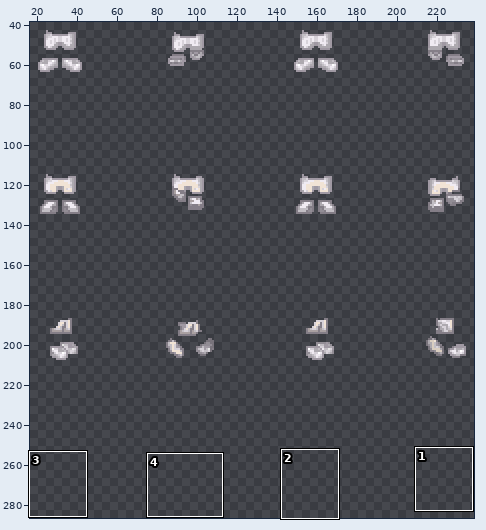
One commit to this sprite sheet: resources/player/bottom_1.png. Above: a wide view before the commit, with the close-up outlined.
Close-up. Old version:
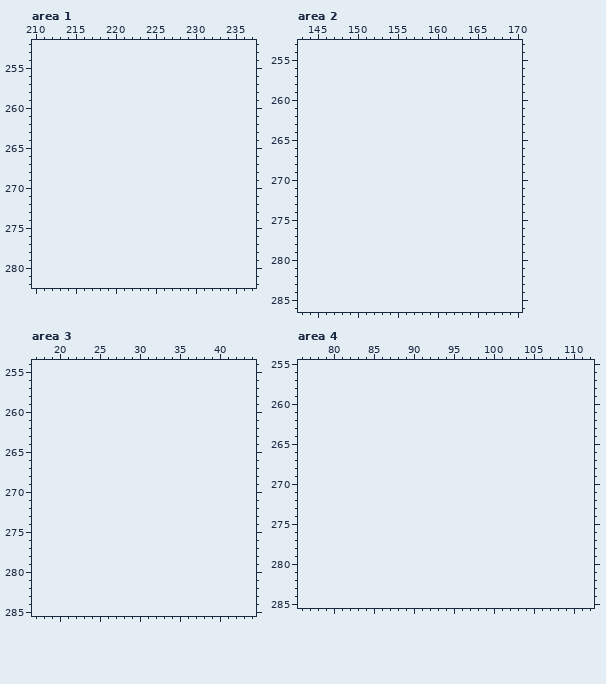
The file is 256x216 pixels. Colours within 5 levels of each other are drawn and written as one. Shown: area 1: x 210..237, y 252..282; area 2: x 143..170, y 253..286; area 3: x 17..44, y 254..285; area 4: x 76..112, y 255..285. The old version is drawn lined up with the new one, on the new canvas. The wide view leaves out empty margins.
Once edited:
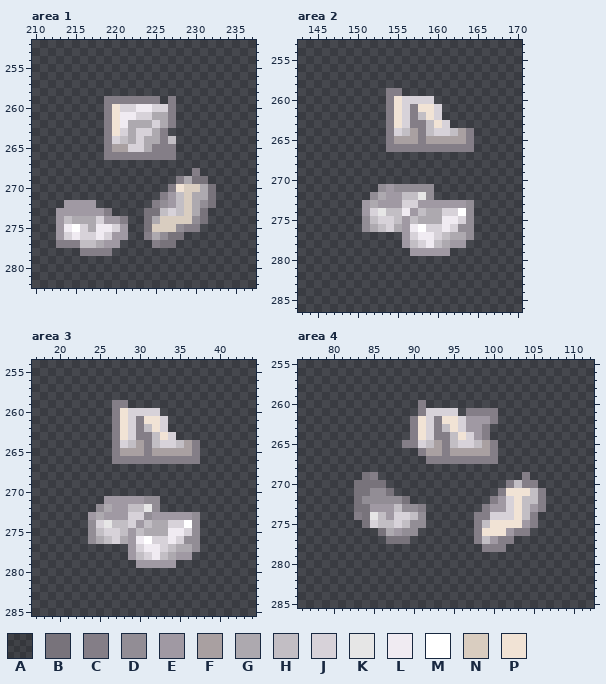
Palette (. is transparent): A #0e0e0e1b  B #78737b  C #847e87  D #928d95  E #a099a3  F #a9a0a1  G #ada9af  H #c2bec4  J #d7d2d9  K #e6e6e6  L #f0ebf2  M #ffffff  N #d9cdc0  P #f1e3d5
The edit:
canvas 256x216 -> 256x288
Changed rows in their new state; - is an unchanged pixel.
Area 1:
first column x 213:
259 ------CCCCCCC-C-----
260 ------CPJJLLJJC-----
261 ------CPLLJJGGC-----
262 ------CPLGGGJGC-----
263 ------CPJGJJGC------
264 ------CJHGJGGCH-----
265 ------CFFJJGCCC-----
266 ------CCCCCCCCC-----
268 -----------------C--
269 ---------------CGBB-
270 --------------CPNNGB
271 -------------CEHNGGB
272 -EEEE-------CDEHNGDB
273 EEEEEEC----BBHJHNGB-
274 EHGGGJEEC--BGNNNNDB-
275 ELMJGLLJE--BNNNDCC--
276 EJLJJLJEE--CGDBB----
277 CCCHHGEE----CBB-----
278 ---CCCC-------------
Area 2:
first column x 154:
259 CC---------
260 CPJJJJ-----
261 CPJCPPJ----
262 CPJCHPJ----
263 CPJCCHPJ---
264 CJHFCHJJHFC
265 CFFFCFFFFFC
266 CCCCCCCCCCC
first column x 151:
271 --DEDDDDD-----
272 -DGEEHHKD-----
273 EGEEEJJEEEEEED
274 EJKHHLEHGGJJMD
275 DHJJHEHGGGLLJD
276 DGHJGELMJJLJDD
277 -----EJLLJHGGD
278 -----EHJLHGEE-
279 ------EEEEE---
Area 3:
first column x 27:
259 CC---------
260 CPJJJJ-----
261 CPJCPPJ----
262 CPJCHPJ----
263 CPJCCHPJ---
264 CJHFCHJJHFC
265 CFFFCFFFFFC
266 CCCCCCCCCCC
first column x 24:
271 --EEEEEDD-----
272 -DGEEHHKD-----
273 EGEEEJJDEEEEED
274 DJKHHJEHGGJJMD
275 DHJJHEHGGGLLJD
276 DGHJGELMJJLJDD
277 -----EJLLJHGGD
278 -----EHJLHGEE-
279 ------EEEEE---
Area 4:
first column x 83:
260 --------C---------------
261 --------CJJJJ-CCCC------
262 -------CPJCPPJEEEC------
263 -------CPJCHPJEEC-------
264 -------CPJCCHPJEC-------
265 ------CCJHFCHJJHFC------
266 --------CFFCFFFFFC------
267 ---------CCCCCCCCC------
269 -BC------------------C--
270 BBBB---------------CHCC-
271 BBDDB-------------CPPPHC
272 BDDDDDB----------CEJPHHC
273 BBEEEHDDC-------CEEJPHEC
274 CBKHEJJHD------CCJJJPHC-
275 -BJHHJHDD------CHPPPPEC-
276 --ABGEDD-------CPPPECC--
277 ----BBB--------CHECC----
278 ----------------CCC-----
Boxes around the changes in both close-ups, in picture pixels (x1, y1, x2, y2):
added: (56, 96, 216, 256)
added: (386, 88, 474, 152)
added: (362, 184, 474, 256)
added: (88, 400, 200, 568)
added: (354, 400, 546, 552)
